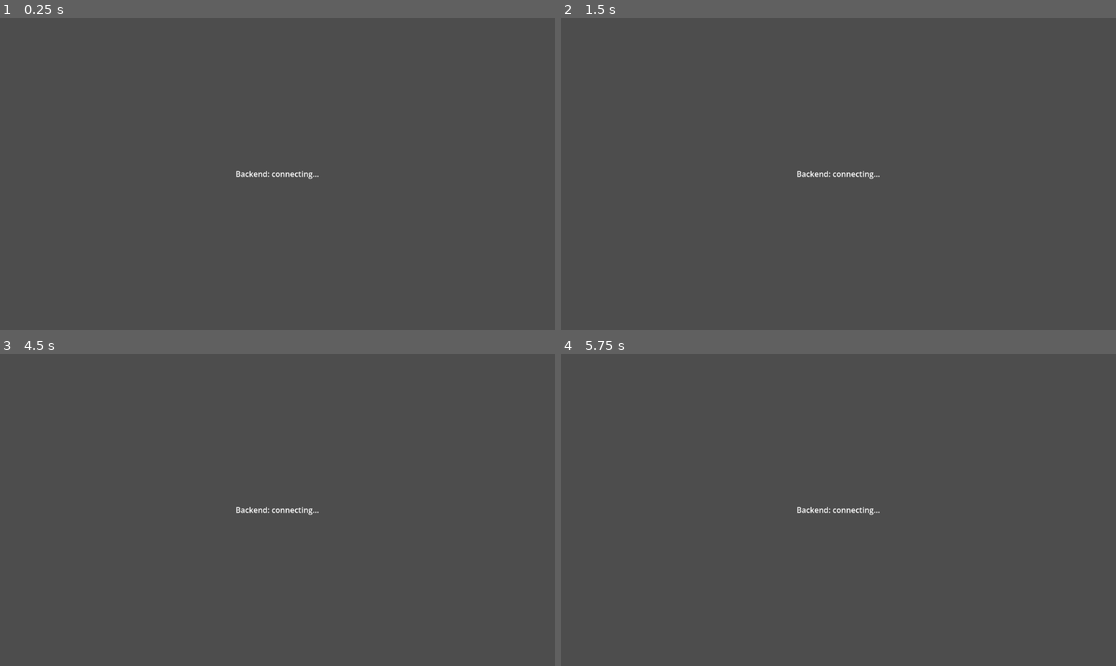
Above: before the commit, frames 1-4 (two rows, left to right).
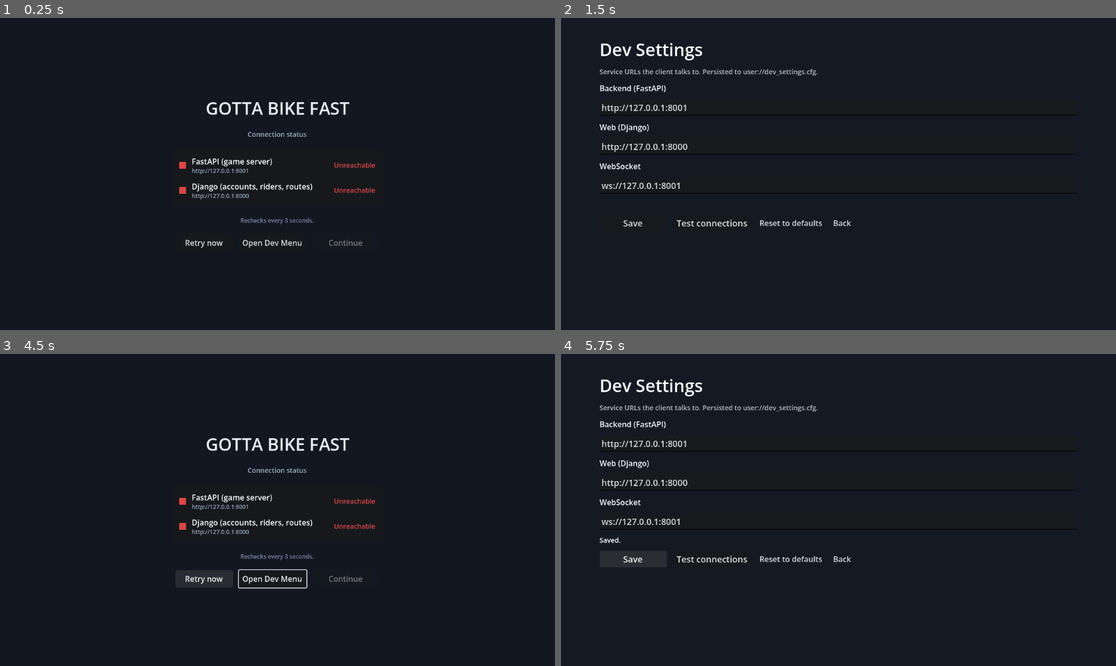
Above: after the commit, the same moments.

Repository: vincentdavis/gotta-bike-fast
Game: Godot game, scene res://scenes/main.tscn
The game is run twice, just before and just after one commit, with the same random seed, the same clock (stepped at 60 frames per second) and the same inputs.
Inputs (mouse positions are in pixels of both pictures, inside the frame that each line leads up to):
- Up to frame 1 (0.25 s): no input
- Up to frame 2 (1.5 s): click (766, 242) at 0.5 s, where only the run after the commit has a clickable "Retry now"; click (832, 242) at 1.25 s, where only the run after the commit has a clickable "Open Dev Menu"
- Up to frame 3 (4.5 s): click (283, 559) at 2 s, where only the run after the commit has a clickable "Back"; click (205, 578) at 2.75 s, where only the run after the commit has a clickable "Retry now"; click (205, 578) at 3.5 s, where only the run after the commit has a clickable "Retry now"; tap Enter at 4.25 s; hold Right from 4.28 s (still down); tap T at 4.35 s
- Up to frame 4 (5.75 s): tap Space at 4.52 s; release Right at 5 s; click (633, 559) at 5 s, where only the run after the commit has a clickable "Save"

The runs differ from the first frame. In frame 1, 100% of the frame differs, in the area x 0-100%, y 0-100%; in frame 2, 100%; in frame 3, 100%; in frame 4, 100%.

Commit message:
Always-loads landing page + offline dev menu access
Replaces the bootstrap-and-redirect main.tscn with a real landing page
that loads regardless of backend state, shows live connection status
for both services, and exposes the dev menu so URLs can be edited
without first reaching main_menu (which the old dead-end "Backend:
UNREACHABLE" message made unreachable when FastAPI was down).

ApiClient: new Status enum (CONNECTING / OK / OFFLINE) and per-service
properties (fastapi_status, web_status). connection_status_changed
signal fires on every flip. New ping_web() probes /api/docs (any 2xx/
3xx counts as alive — Django doesn't have a /healthz today), and
ping_all() kicks both probes in parallel. Existing healthz_received
signal stays for callers that haven't moved over yet.

GameSession: dev_menu_return_scene field. Defaults to main.tscn so any
caller forgetting to set it still reaches a working page. dev_menu.gd
honors it and clears it on exit; main_menu.gd sets it to itself before
opening dev menu so its own back-flow stays intact.

main.gd / main.tscn: landing page with two status pills (coloured dot
+ service label + URL + status text), three buttons (Retry now / Open
Dev Menu / Continue — Continue gated on both services OK), and a 3-
second background recheck timer that self-heals once a backend comes
back up. Continue routes to login/riders/main_menu the same way the
old bootstrap script did.

Co-Authored-By: Claude Opus 4.7 (1M context) <noreply@anthropic.com>

Diff:
--- a/scenes/main.tscn
+++ b/scenes/main.tscn
@@ -11,19 +11,144 @@
 grow_vertical = 2
 script = ExtResource("1_main")
 
-[node name="StatusLabel" type="Label" parent="."]
+[node name="Background" type="ColorRect" parent="."]
 layout_mode = 1
-anchors_preset = 8
-anchor_left = 0.5
-anchor_top = 0.5
-anchor_right = 0.5
-anchor_bottom = 0.5
-offset_left = -240.0
-offset_top = -40.0
-offset_right = 240.0
-offset_bottom = 40.0
+anchors_preset = 15
+anchor_right = 1.0
+anchor_bottom = 1.0
 grow_horizontal = 2
 grow_vertical = 2
-text = "Backend: connecting…"
+color = Color(0.07, 0.09, 0.13, 1)
+
+[node name="Center" type="CenterContainer" parent="."]
+layout_mode = 1
+anchors_preset = 15
+anchor_right = 1.0
+anchor_bottom = 1.0
+grow_horizontal = 2
+grow_vertical = 2
+
+[node name="VBox" type="VBoxContainer" parent="Center"]
+layout_mode = 2
+theme_override_constants/separation = 20
+
+[node name="Title" type="Label" parent="Center/VBox"]
+layout_mode = 2
+text = "GOTTA BIKE FAST"
 horizontal_alignment = 1
-vertical_alignment = 1
+theme_override_font_sizes/font_size = 36
+theme_override_colors/font_color = Color(0.92, 0.94, 0.98, 1)
+
+[node name="Subtitle" type="Label" parent="Center/VBox"]
+layout_mode = 2
+text = "Connection status"
+horizontal_alignment = 1
+theme_override_font_sizes/font_size = 14
+theme_override_colors/font_color = Color(0.65, 0.7, 0.8, 1)
+
+[node name="StatusPanel" type="PanelContainer" parent="Center/VBox"]
+custom_minimum_size = Vector2(440, 0)
+layout_mode = 2
+
+[node name="Margin" type="MarginContainer" parent="Center/VBox/StatusPanel"]
+layout_mode = 2
+theme_override_constants/margin_left = 16
+theme_override_constants/margin_right = 16
+theme_override_constants/margin_top = 14
+theme_override_constants/margin_bottom = 14
+
+[node name="VBox" type="VBoxContainer" parent="Center/VBox/StatusPanel/Margin"]
+layout_mode = 2
+theme_override_constants/separation = 12
+
+[node name="FastAPIRow" type="HBoxContainer" parent="Center/VBox/StatusPanel/Margin/VBox"]
+layout_mode = 2
+theme_override_constants/separation = 12
+
+[node name="FastAPIDot" type="ColorRect" parent="Center/VBox/StatusPanel/Margin/VBox/FastAPIRow"]
+custom_minimum_size = Vector2(14, 14)
+layout_mode = 2
+size_flags_vertical = 4
+color = Color(0.95, 0.75, 0.25, 1)
+
+[node name="FastAPIText" type="VBoxContainer" parent="Center/VBox/StatusPanel/Margin/VBox/FastAPIRow"]
+layout_mode = 2
+size_flags_horizontal = 3
+theme_override_constants/separation = 0
+
+[node name="FastAPILabel" type="Label" parent="Center/VBox/StatusPanel/Margin/VBox/FastAPIRow/FastAPIText"]
+layout_mode = 2
+text = "FastAPI (game server)"
+theme_override_font_sizes/font_size = 16
+
+[node name="FastAPIURL" type="Label" parent="Center/VBox/StatusPanel/Margin/VBox/FastAPIRow/FastAPIText"]
+layout_mode = 2
+text = "http://127.0.0.1:8001"
+theme_override_font_sizes/font_size = 12
+theme_override_colors/font_color = Color(0.6, 0.65, 0.75, 1)
+
+[node name="FastAPIStatus" type="Label" parent="Center/VBox/StatusPanel/Margin/VBox/FastAPIRow"]
+layout_mode = 2
+size_flags_vertical = 4
+text = "Connecting…"
+theme_override_font_sizes/font_size = 14
+
+[node name="WebRow" type="HBoxContainer" parent="Center/VBox/StatusPanel/Margin/VBox"]
+layout_mode = 2
+theme_override_constants/separation = 12
+
+[node name="WebDot" type="ColorRect" parent="Center/VBox/StatusPanel/Margin/VBox/WebRow"]
+custom_minimum_size = Vector2(14, 14)
+layout_mode = 2
+size_flags_vertical = 4
+color = Color(0.95, 0.75, 0.25, 1)
+
+[node name="WebText" type="VBoxContainer" parent="Center/VBox/StatusPanel/Margin/VBox/WebRow"]
+layout_mode = 2
+size_flags_horizontal = 3
+theme_override_constants/separation = 0
+
+[node name="WebLabel" type="Label" parent="Center/VBox/StatusPanel/Margin/VBox/WebRow/WebText"]
+layout_mode = 2
+text = "Django (accounts, riders, routes)"
+theme_override_font_sizes/font_size = 16
+
+[node name="WebURL" type="Label" parent="Center/VBox/StatusPanel/Margin/VBox/WebRow/WebText"]
+layout_mode = 2
+text = "http://127.0.0.1:8000"
+theme_override_font_sizes/font_size = 12
+theme_override_colors/font_color = Color(0.6, 0.65, 0.75, 1)
+
+[node name="WebStatus" type="Label" parent="Center/VBox/StatusPanel/Margin/VBox/WebRow"]
+layout_mode = 2
+size_flags_vertical = 4
+text = "Connecting…"
+theme_override_font_sizes/font_size = 14
+
+[node name="Hint" type="Label" parent="Center/VBox"]
+layout_mode = 2
+text = "Rechecks every 3 seconds."
+horizontal_alignment = 1
+theme_override_font_sizes/font_size = 12
+theme_override_colors/font_color = Color(0.5, 0.55, 0.65, 1)
+
+[node name="ButtonRow" type="HBoxContainer" parent="Center/VBox"]
+layout_mode = 2
+alignment = 1
+theme_override_constants/separation = 12
+
+[node name="RetryButton" type="Button" parent="Center/VBox/ButtonRow"]
+layout_mode = 2
+custom_minimum_size = Vector2(120, 36)
+text = "Retry now"
+
+[node name="DevButton" type="Button" parent="Center/VBox/ButtonRow"]
+layout_mode = 2
+custom_minimum_size = Vector2(140, 36)
+text = "Open Dev Menu"
+
+[node name="ContinueButton" type="Button" parent="Center/VBox/ButtonRow"]
+layout_mode = 2
+custom_minimum_size = Vector2(140, 36)
+disabled = true
+text = "Continue"
--- a/scripts/main.gd
+++ b/scripts/main.gd
@@ -1,24 +1,126 @@
 extends Control
 
-@onready var status_label: Label = $StatusLabel
+# Landing page — the always-loadable home you can reach even when both
+# backends are down. Shows live connection status for FastAPI + Django,
+# re-polls every 3 seconds, exposes a Retry button + a Dev Menu door
+# (where URLs can be edited) + a Continue button that's only enabled
+# once both services are reachable. Continue routes to the same target
+# the original boot script chose (login → riders → main menu) based on
+# auth + rider-pick state.
+
+const RECHECK_INTERVAL_S := 3.0
+
+const DOT_OK := Color(0.30, 0.78, 0.40, 1.0)
+const DOT_OFFLINE := Color(0.85, 0.28, 0.28, 1.0)
+const DOT_CONNECTING := Color(0.95, 0.75, 0.25, 1.0)
+
+@onready var fastapi_dot: ColorRect = $Center/VBox/StatusPanel/Margin/VBox/FastAPIRow/FastAPIDot
+@onready var fastapi_url_label: Label = $Center/VBox/StatusPanel/Margin/VBox/FastAPIRow/FastAPIText/FastAPIURL
+@onready var fastapi_status_label: Label = $Center/VBox/StatusPanel/Margin/VBox/FastAPIRow/FastAPIStatus
+@onready var web_dot: ColorRect = $Center/VBox/StatusPanel/Margin/VBox/WebRow/WebDot
+@onready var web_url_label: Label = $Center/VBox/StatusPanel/Margin/VBox/WebRow/WebText/WebURL
+@onready var web_status_label: Label = $Center/VBox/StatusPanel/Margin/VBox/WebRow/WebStatus
+@onready var retry_button: Button = $Center/VBox/ButtonRow/RetryButton
+@onready var dev_button: Button = $Center/VBox/ButtonRow/DevButton
+@onready var continue_button: Button = $Center/VBox/ButtonRow/ContinueButton
+
+var _recheck_timer: Timer
 
 
 func _ready() -> void:
-	status_label.text = "Backend: connecting…"
-	ApiClient.healthz_received.connect(_on_healthz)
+	# Reflect whatever URLs are actually in use right now (which may have
+	# been overridden in the dev menu since last launch).
+	_refresh_url_labels()
+	_refresh_pills()
+
+	ApiClient.connection_status_changed.connect(_on_connection_status_changed)
+	retry_button.pressed.connect(_on_retry_pressed)
+	dev_button.pressed.connect(_on_dev_pressed)
+	continue_button.pressed.connect(_on_continue_pressed)
+
+	# Kick off the first check immediately. ApiClient already ran ping()
+	# on its own _ready() so fastapi_status may already be OK by now —
+	# this also lights up the Django pill, which ApiClient doesn't probe
+	# automatically.
+	ApiClient.ping_all()
+
+	# Recurring re-poll so the page self-heals when a backend comes
+	# back online without the user clicking anything.
+	_recheck_timer = Timer.new()
+	_recheck_timer.wait_time = RECHECK_INTERVAL_S
+	_recheck_timer.autostart = true
+	_recheck_timer.timeout.connect(_on_recheck_tick)
+	add_child(_recheck_timer)
 
 
-func _on_healthz(ok: bool, body: String) -> void:
-	if not ok:
-		status_label.text = "Backend: UNREACHABLE\n%s\n\nIs uvicorn running?" % body
-		return
-	status_label.text = "Backend: OK"
-	await get_tree().create_timer(0.4).timeout
+func _on_connection_status_changed(_service: String, _status: int) -> void:
+	_refresh_pills()
+
+
+func _on_recheck_tick() -> void:
+	# Only re-poll services that aren't currently mid-flight. Avoids
+	# stacking concurrent /healthz requests if a backend is slow.
+	if ApiClient.fastapi_status != ApiClient.Status.CONNECTING:
+		ApiClient.ping()
+	if ApiClient.web_status != ApiClient.Status.CONNECTING:
+		ApiClient.ping_web()
+
+
+func _on_retry_pressed() -> void:
+	# Manual re-poll. Picks up URL edits made in the dev menu since the
+	# last tick, because ApiClient.base_url / web_url were already updated
+	# by DevSettings.save().
+	_refresh_url_labels()
+	ApiClient.ping_all()
+
+
+func _on_dev_pressed() -> void:
+	# Tell the dev menu to come back here when the user clicks Back.
+	# Without this, dev_menu falls through to main_menu — which an
+	# offline player can't navigate from.
+	GameSession.dev_menu_return_scene = "res://scenes/main.tscn"
+	get_tree().change_scene_to_file("res://scenes/dev_menu.tscn")
+
+
+func _on_continue_pressed() -> void:
+	# Same routing logic the original bootstrap had — auth gate first,
+	# then rider gate, then main menu.
 	if not ApiClient.is_authenticated():
 		get_tree().change_scene_to_file("res://scenes/login.tscn")
 		return
-	# Authed but no rider picked yet (or app was just relaunched) → roster.
 	if not GameSession.has_rider():
 		get_tree().change_scene_to_file("res://scenes/riders.tscn")
 		return
 	get_tree().change_scene_to_file("res://scenes/main_menu.tscn")
+
+
+func _refresh_url_labels() -> void:
+	fastapi_url_label.text = ApiClient.base_url
+	web_url_label.text = ApiClient.web_url
+
+
+func _refresh_pills() -> void:
+	_apply_pill(fastapi_dot, fastapi_status_label, ApiClient.fastapi_status)
+	_apply_pill(web_dot, web_status_label, ApiClient.web_status)
+	# Continue is gated on BOTH services being reachable — anything that
+	# clicks past this page will hit one or the other immediately.
+	continue_button.disabled = not (
+		ApiClient.fastapi_status == ApiClient.Status.OK
+		and ApiClient.web_status == ApiClient.Status.OK
+	)
+
+
+func _apply_pill(dot: ColorRect, label: Label, status: int) -> void:
+	match status:
+		ApiClient.Status.OK:
+			dot.color = DOT_OK
+			label.text = "Online"
+			label.add_theme_color_override("font_color", DOT_OK)
+		ApiClient.Status.OFFLINE:
+			dot.color = DOT_OFFLINE
+			label.text = "Unreachable"
+			label.add_theme_color_override("font_color", DOT_OFFLINE)
+		_:
+			dot.color = DOT_CONNECTING
+			label.text = "Checking…"
+			label.add_theme_color_override("font_color", DOT_CONNECTING)
--- a/scripts/network/api_client.gd
+++ b/scripts/network/api_client.gd
@@ -1,6 +1,16 @@
 extends Node
 
+# Legacy single-shot signal — kept for callers (e.g. main.gd before the
+# landing-page refactor) that listen for the first response and route.
+# Prefer connection_status_changed for new code.
 signal healthz_received(ok: bool, body: String)
+
+# Modern persistent connection-status signal. Fires every time the
+# status for either service changes. service is "fastapi" or "web";
+# status is one of the Status enum values below.
+signal connection_status_changed(service: String, status: int)
+
+enum Status { CONNECTING, OK, OFFLINE }
 
 const AUTH_FILE := "user://auth.cfg"
 
@@ -8,6 +18,11 @@
 # menu can override them without touching code.
 var base_url: String = ""  # FastAPI — live game state
 var web_url: String = ""   # Django — accounts + riders + profile
+
+# Last-seen reachability of each backend. Read these directly for one-shot
+# checks; subscribe to connection_status_changed for live updates.
+var fastapi_status: int = Status.CONNECTING
+var web_status: int = Status.CONNECTING
 
 var _access_token: String = ""
 var _refresh_token: String = ""
@@ -155,11 +170,45 @@
 # --- Public API ---
 
 func ping() -> void:
+	# FastAPI healthz probe. Marks fastapi_status as CONNECTING for the
+	# duration of the request so any UI listening sees an immediate "in
+	# flight" amber state, then flips to OK / OFFLINE based on the result.
+	_set_status("fastapi", Status.CONNECTING)
 	var result: Dictionary = await _do_request("GET", "/healthz", null)
 	if result["ok"]:
+		_set_status("fastapi", Status.OK)
 		healthz_received.emit(true, result["body_text"])
 	else:
+		_set_status("fastapi", Status.OFFLINE)
 		healthz_received.emit(false, "code=%s" % result["response_code"])
+
+
+func ping_web() -> void:
+	# Django reachability probe. There's no dedicated healthz on the
+	# Django side, so we hit the auto-generated /api/docs (django-ninja
+	# always exposes it) and treat any 2xx/3xx as alive.
+	_set_status("web", Status.CONNECTING)
+	var result: Dictionary = await _do_request("GET", "/api/docs", null, web_url)
+	_set_status("web", Status.OK if result["ok"] else Status.OFFLINE)
+
+
+func ping_all() -> void:
+	# Convenience for landing-page / status-pill use: kick both probes
+	# off concurrently. Each will update its own status independently.
+	ping()
+	ping_web()
+
+
+func _set_status(service: String, status: int) -> void:
+	var changed := false
+	if service == "fastapi" and fastapi_status != status:
+		fastapi_status = status
+		changed = true
+	elif service == "web" and web_status != status:
+		web_status = status
+		changed = true
+	if changed:
+		connection_status_changed.emit(service, status)
 
 
 func list_courses() -> Array:
--- a/scripts/network/game_session.gd
+++ b/scripts/network/game_session.gd
@@ -32,6 +32,12 @@
 var race_starts_at_unix_s: float = 0.0  # Unix epoch seconds (server clock)
 var scheduled_start_at_unix_s: float = 0.0  # 0 = no schedule (manual start)
 var is_solo: bool = false
+
+# Dev-menu return target. Set by whatever screen opens the dev menu so
+# the menu's Back button can return there. The dev menu clears this on
+# exit so a stale value doesn't redirect later navigation.
+# Defaults to the landing page — safest fallback if nothing set it.
+var dev_menu_return_scene: String = "res://scenes/main.tscn"
 
 
 static func parse_iso_to_unix(iso: String) -> float:
--- a/scripts/ui/dev_menu.gd
+++ b/scripts/ui/dev_menu.gd
@@ -74,4 +74,13 @@
 
 
 func _on_back() -> void:
-	get_tree().change_scene_to_file("res://scenes/main_menu.tscn")
+	# Return to whoever opened the menu. main_menu (authed user, normal
+	# flow) and the landing page (boot, possibly offline) both set this
+	# before navigating in. Falls back to main_menu so older entry
+	# points don't end up at a blank scene if they forgot to set it.
+	var ret := GameSession.dev_menu_return_scene
+	if ret.is_empty():
+		ret = "res://scenes/main_menu.tscn"
+	# Clear the hint so it doesn't bleed into a later, unrelated navigation.
+	GameSession.dev_menu_return_scene = ""
+	get_tree().change_scene_to_file(ret)
--- a/scripts/ui/main_menu.gd
+++ b/scripts/ui/main_menu.gd
@@ -148,6 +148,9 @@
 func _on_dev_pressed() -> void:
 	if _busy:
 		return
+	# Hand the dev menu a breadcrumb so its Back button returns here
+	# instead of falling through to the landing page.
+	GameSession.dev_menu_return_scene = "res://scenes/main_menu.tscn"
 	get_tree().change_scene_to_file("res://scenes/dev_menu.tscn")
 
 
